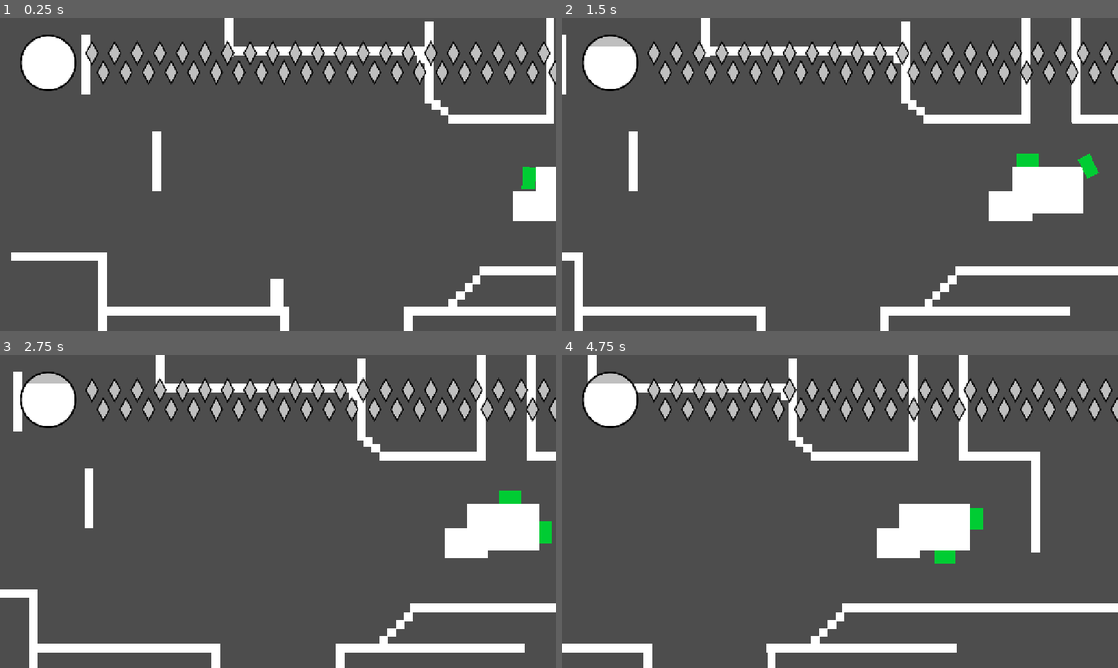
Above: before the commit, frames 1-4 (two rows, left to right).
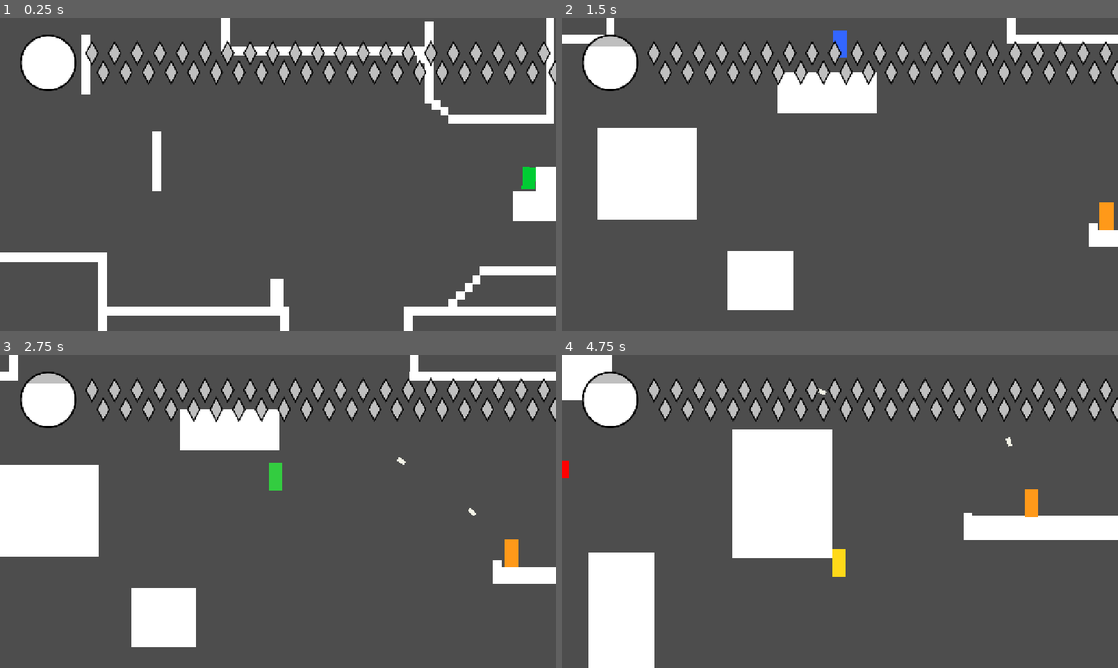
Above: after the commit, the same moments.

Repository: autonomouscrow/color-game
Game: Godot game, scene res://Scenes/Main.tscn
The game is run twice, just before and just after one commit, with the same random seed, the same clock (stepped at 60 frames per second) and the same inputs.
Inputs:
- Up to frame 1 (0.25 s): no input
- Up to frame 2 (1.5 s): hold Ctrl (burst) 0.53-1.28 s; hold Right (move_right) from 0.53 s (still down); tap A (jump) at 0.77 s; tap E (color_blue) at 1.35 s
- Up to frame 3 (2.75 s): tap A (jump) at 1.52 s; release Right (move_right) at 2.03 s; hold Left (move_left) from 2.03 s (still down); tap F (color_green) at 2.1 s
- Up to frame 4 (4.75 s): release Left (move_left) at 2.78 s; hold Right (move_right) 2.78-4.28 s; tap W (color_red) at 2.85 s; tap A (jump) at 3.02, 3.77, 4.52 s; tap Q (color_white) at 3.6 s; hold Left (move_left) from 4.28 s (still down); tap R (color_yellow) at 4.35 s

The runs differ from the first frame. In frame 1, 0.3% of the frame differs, in the area x 0-42%, y 0-78%; in frame 2, 20%; in frame 3, 20%; in frame 4, 22%, in the area x 0-100%, y 0-100%.
Error in both runs: Invalid access to property or key 'name' on a base object of type 'null instance'. (res://Scripts/Room.gd:11)

Commit message:
f

Diff:
--- a/Scenes/Rooms/red_1.tscn
+++ b/Scenes/Rooms/red_1.tscn
@@ -4,25 +4,51 @@
 [ext_resource type="PackedScene" uid="uid://b7owcqgbcb5fa" path="res://Scenes/roomExit.tscn" id="2_062ts"]
 [ext_resource type="PackedScene" uid="uid://bbreqjvxwbsbw" path="res://SolidBox.tscn" id="3_062ts"]
 [ext_resource type="PackedScene" uid="uid://b5ve86daq1wpt" path="res://Scenes/room_boundry.tscn" id="4_w2i4l"]
-[ext_resource type="PackedScene" path="res://Scenes/Prefabs/Slime.tscn" id="5_mraq4"]
+[ext_resource type="PackedScene" uid="uid://d0y5ggtqv3vyv" path="res://Scenes/Prefabs/Slime.tscn" id="5_mraq4"]
 [ext_resource type="PackedScene" uid="uid://bvbkoiedl4jtg" path="res://Scenes/Prefabs/Craw.tscn" id="5_yplr5"]
+[ext_resource type="PackedScene" uid="uid://ctaww7bptkekr" path="res://Scenes/Prefabs/PaperAirplaneThrower.tscn" id="7_nv1wc"]
+[ext_resource type="PackedScene" uid="uid://c5i7skmtn3i2o" path="res://Scenes/Prefabs/breakable_wall.tscn" id="8_iu70p"]
+[ext_resource type="PackedScene" uid="uid://cdiaroodhyb5v" path="res://Scenes/Prefabs/DamageBlock.tscn" id="9_vjw5v"]
+[ext_resource type="PackedScene" uid="uid://k6kpr2pmhh05" path="res://Scenes/Prefabs/canvas.tscn" id="10_rdn0l"]
 
 [node name="Red1" type="Node2D" unique_id=1782557211 node_paths=PackedStringArray("EnemyObjects") groups=["Room"]]
 script = ExtResource("1_lwl47")
-EnemyObjects = [NodePath("Craw"), NodePath("Craw2"), NodePath(""), NodePath("Slime"), NodePath("Slime2")]
+EnemyObjects = [NodePath("enemies/Slime3"), NodePath("enemies/Craw"), NodePath("enemies/Craw2"), NodePath("enemies/Slime"), NodePath("enemies/Slime2"), NodePath("enemies/Craw3"), NodePath("enemies/Craw4"), NodePath("enemies/Craw5"), NodePath("enemies/Craw6"), NodePath("enemies/Craw7"), NodePath("enemies/Slime4"), NodePath("enemies/PaperAirplaneThrower"), NodePath("enemies/Slime5"), NodePath("enemies/Breakable Wall"), NodePath("enemies/PaperAirplaneThrower2"), NodePath("enemies/PaperAirplaneThrower3"), NodePath("enemies/PaperAirplaneThrower4"), NodePath("enemies/PaperAirplaneThrower5"), NodePath("enemies/PaperAirplaneThrower6"), NodePath("enemies/PaperAirplaneThrower7"), NodePath("enemies/Craw8"), NodePath("enemies/Craw9"), NodePath("enemies/Craw10")]
 
 [node name="RoomBoundry" parent="." unique_id=2141509462 instance=ExtResource("4_w2i4l")]
-position = Vector2(1326, 163)
-scale = Vector2(193.49457, 74.91999)
+position = Vector2(295, -907.00006)
+scale = Vector2(293.6146, 181.91998)
 
 [node name="OutD" parent="." unique_id=199470789 instance=ExtResource("2_062ts")]
 position = Vector2(555, 966)
 scale = Vector2(14.600002, 1)
+target_room_id = "Red1"
+target_door_id = "InU"
 
 [node name="InD" type="Marker2D" parent="." unique_id=797697442]
 position = Vector2(398, 822)
 scale = Vector2(-50.533234, 104.21489)
 
+[node name="OutR" parent="." unique_id=1584925336 instance=ExtResource("2_062ts")]
+position = Vector2(3270, -674)
+scale = Vector2(1, 9.639998)
+target_room_id = "Red1"
+target_door_id = "InD"
+
+[node name="InR" type="Marker2D" parent="." unique_id=1138180584]
+position = Vector2(3242, -615)
+scale = Vector2(1, 9.639998)
+
+[node name="OutU" parent="." unique_id=513142976 instance=ExtResource("2_062ts")]
+position = Vector2(-1066, -2796)
+scale = Vector2(50.04, 1)
+target_room_id = "Red2"
+target_door_id = "InD"
+
+[node name="InU" type="Marker2D" parent="." unique_id=792671878]
+position = Vector2(-1029, -2751)
+scale = Vector2(50.04, 1)
+
 [node name="platforms" type="Node2D" parent="." unique_id=1036979319]
 position = Vector2(730, 286)
 
@@ -51,8 +77,8 @@
 scale = Vector2(1, 6.600003)
 
 [node name="Box5" parent="platforms" unique_id=1561638403 instance=ExtResource("3_062ts")]
-position = Vector2(-837, 455)
-scale = Vector2(10.959999, 1)
+position = Vector2(-1940, 456)
+scale = Vector2(121.399994, 1)
 
 [node name="Box6" parent="platforms" unique_id=384128518 instance=ExtResource("3_062ts")]
 position = Vector2(-773, 11.000019)
@@ -99,8 +125,8 @@
 [node name="Box18" parent="platforms" unique_id=33991629 instance=ExtResource("3_062ts")]
 
 [node name="Box21" parent="platforms" unique_id=496623198 instance=ExtResource("3_062ts")]
-position = Vector2(-444, -458)
-scale = Vector2(1, 41.72)
+position = Vector2(-451, -1551)
+scale = Vector2(1, 142.4)
 
 [node name="Box22" parent="platforms" unique_id=1864404124 instance=ExtResource("3_062ts")]
 position = Vector2(1066, 504)
@@ -133,14 +159,256 @@
 position = Vector2(1536, 524)
 scale = Vector2(46.72001, 1)
 
-[node name="Craw" parent="." unique_id=2060975062 instance=ExtResource("5_yplr5")]
-position = Vector2(1879, 461)
-
-[node name="Craw2" parent="." unique_id=378220713 instance=ExtResource("5_yplr5")]
-position = Vector2(2011, 437)
-
-[node name="Slime" parent="." unique_id=1319275036 instance=ExtResource("5_mraq4")]
-position = Vector2(1086, 516)
-
-[node name="Slime2" parent="." unique_id=1707351795 instance=ExtResource("5_mraq4")]
-position = Vector2(961, 574)
+[node name="Box30" parent="platforms" unique_id=693497957 instance=ExtResource("3_062ts")]
+position = Vector2(1991, -139)
+scale = Vector2(1, 72.880005)
+
+[node name="Box31" parent="platforms" unique_id=1081971171 instance=ExtResource("3_062ts")]
+position = Vector2(-1768, -703)
+scale = Vector2(120.44, 1)
+
+[node name="Box32" parent="platforms" unique_id=2067948089 instance=ExtResource("3_062ts")]
+position = Vector2(-1266, -240)
+scale = Vector2(12.280002, 46.039997)
+
+[node name="Box33" parent="platforms" unique_id=831148251 instance=ExtResource("3_062ts")]
+position = Vector2(240, -255)
+scale = Vector2(5.88, 1)
+
+[node name="Box34" parent="platforms" unique_id=1830457816 instance=ExtResource("3_062ts")]
+position = Vector2(493, -258)
+scale = Vector2(9.120003, 1)
+
+[node name="Box35" parent="platforms" unique_id=1349172369 instance=ExtResource("3_062ts")]
+position = Vector2(178, -433)
+scale = Vector2(1, 17.492105)
+
+[node name="Box36" parent="platforms" unique_id=1966323218 instance=ExtResource("3_062ts")]
+position = Vector2(577, -419.00003)
+scale = Vector2(1, 15.880001)
+
+[node name="Box37" parent="platforms" unique_id=434339368 instance=ExtResource("3_062ts")]
+position = Vector2(369, -586)
+scale = Vector2(25.64, 1)
+
+[node name="Box38" parent="platforms" unique_id=1806743466 instance=ExtResource("3_062ts")]
+position = Vector2(742, -321.00003)
+rotation = -1.3329858
+scale = Vector2(69.63999, 1)
+
+[node name="Box39" parent="platforms" unique_id=263937865 instance=ExtResource("3_062ts")]
+position = Vector2(1708, -997)
+scale = Vector2(82.639984, 1)
+
+[node name="Box40" parent="platforms" unique_id=969002575 instance=ExtResource("3_062ts")]
+position = Vector2(2295, -857)
+scale = Vector2(30.92, 1)
+
+[node name="Box41" parent="platforms" unique_id=1939327156 instance=ExtResource("3_062ts")]
+position = Vector2(2247, -958)
+scale = Vector2(8.2, 5.52)
+
+[node name="Box42" parent="platforms" unique_id=2094276953 instance=ExtResource("3_062ts")]
+position = Vector2(-1891, 175)
+scale = Vector2(13.759998, 4.3599997)
+
+[node name="Box43" parent="platforms" unique_id=1087845095 instance=ExtResource("3_062ts")]
+position = Vector2(-2330, -71)
+scale = Vector2(13.759998, 4.3599997)
+
+[node name="Box44" parent="platforms" unique_id=67515661 instance=ExtResource("3_062ts")]
+position = Vector2(-2860, 230)
+scale = Vector2(13.759998, 4.3599997)
+
+[node name="Box45" parent="platforms" unique_id=187869592 instance=ExtResource("3_062ts")]
+position = Vector2(-3140, -1174)
+scale = Vector2(1, 189.44)
+
+[node name="Box46" parent="platforms" unique_id=848685802 instance=ExtResource("3_062ts")]
+position = Vector2(-2932, -373.99997)
+scale = Vector2(32.879997, 6.88)
+
+[node name="Box47" parent="platforms" unique_id=445520542 instance=ExtResource("3_062ts")]
+position = Vector2(-3094, -522)
+scale = Vector2(11.160003, 7.3599997)
+
+[node name="Box48" parent="platforms" unique_id=1274528320 instance=ExtResource("3_062ts")]
+position = Vector2(-2844, -953)
+scale = Vector2(29.360003, 6.1600013)
+
+[node name="Box49" parent="platforms" unique_id=757594850 instance=ExtResource("3_062ts")]
+position = Vector2(-3155, -1258)
+scale = Vector2(29.360003, 11.920002)
+
+[node name="Box50" parent="platforms" unique_id=913599770 instance=ExtResource("3_062ts")]
+position = Vector2(-2419.9998, -1448)
+scale = Vector2(27.599207, 3.4882822)
+
+[node name="Box51" parent="platforms" unique_id=154562443 instance=ExtResource("3_062ts")]
+position = Vector2(-895, -2963)
+scale = Vector2(45, 1)
+
+[node name="Box52" parent="platforms" unique_id=64793723 instance=ExtResource("3_062ts")]
+position = Vector2(-1261.0001, -732)
+scale = Vector2(16.48, 3.239999)
+
+[node name="Box53" parent="platforms" unique_id=119170397 instance=ExtResource("3_062ts")]
+position = Vector2(-1444, -2130)
+scale = Vector2(11.443259, 14.251093)
+
+[node name="Box54" parent="platforms" unique_id=1601132486 instance=ExtResource("3_062ts")]
+position = Vector2(-1814, -1799)
+scale = Vector2(7.4800005, 18.999998)
+
+[node name="Box55" parent="platforms" unique_id=1917620302 instance=ExtResource("3_062ts")]
+position = Vector2(-1175, -1484)
+scale = Vector2(7.4800005, 6.48)
+
+[node name="Box56" parent="platforms" unique_id=851548799 instance=ExtResource("3_062ts")]
+position = Vector2(-1911, -2410)
+scale = Vector2(7.4800005, 6.48)
+
+[node name="Box57" parent="platforms" unique_id=455420094 instance=ExtResource("3_062ts")]
+position = Vector2(-1924, -1150)
+scale = Vector2(11.443259, 4.531091)
+
+[node name="Box58" parent="platforms" unique_id=2140021167 instance=ExtResource("3_062ts")]
+position = Vector2(-2516, -2184)
+scale = Vector2(11.443259, 4.531091)
+
+[node name="Box59" parent="platforms" unique_id=1668873377 instance=ExtResource("3_062ts")]
+position = Vector2(-812, -2046)
+scale = Vector2(21.480003, 2.6399999)
+
+[node name="Box60" parent="platforms" unique_id=42447503 instance=ExtResource("3_062ts")]
+position = Vector2(-1013, -2506)
+scale = Vector2(14.080002, 1.8)
+
+[node name="Box61" parent="platforms" unique_id=592096822 instance=ExtResource("3_062ts")]
+position = Vector2(-1017, -2071)
+
+[node name="Box62" parent="platforms" unique_id=562729512 instance=ExtResource("3_062ts")]
+position = Vector2(-1144, -2529)
+
+[node name="Box63" parent="platforms" unique_id=971745627 instance=ExtResource("3_062ts")]
+position = Vector2(-2173, -2658)
+scale = Vector2(11.443259, 10.171089)
+
+[node name="Box64" parent="platforms" unique_id=1991297025 instance=ExtResource("3_062ts")]
+position = Vector2(-1758, -2842)
+scale = Vector2(11.443259, 4.531091)
+
+[node name="Box65" parent="platforms" unique_id=787633533 instance=ExtResource("3_062ts")]
+position = Vector2(-2693, -2963)
+scale = Vector2(45, 1)
+
+[node name="Box66" parent="platforms" unique_id=941737239 instance=ExtResource("3_062ts")]
+position = Vector2(2607, -925)
+scale = Vector2(1, 6.1599994)
+
+[node name="Box67" parent="platforms" unique_id=1934225535 instance=ExtResource("3_062ts")]
+position = Vector2(-2257, -3057.0002)
+scale = Vector2(1, 8.4)
+
+[node name="Box68" parent="platforms" unique_id=423205049 instance=ExtResource("3_062ts")]
+position = Vector2(-1334, -3048.0002)
+scale = Vector2(1, 8.4)
+
+[node name="enemies" type="Node2D" parent="." unique_id=1624267369]
+position = Vector2(-2042, -1400)
+
+[node name="Slime3" parent="enemies" unique_id=316356887 instance=ExtResource("5_mraq4")]
+position = Vector2(867, 1800)
+spin = 1
+crawl_speed = 120.0
+
+[node name="Craw" parent="enemies" unique_id=2060975062 instance=ExtResource("5_yplr5")]
+position = Vector2(3921, 1861)
+
+[node name="Craw2" parent="enemies" unique_id=378220713 instance=ExtResource("5_yplr5")]
+position = Vector2(4053, 1837)
+
+[node name="Slime" parent="enemies" unique_id=1319275036 instance=ExtResource("5_mraq4")]
+position = Vector2(3128, 1916)
+
+[node name="Slime2" parent="enemies" unique_id=1707351795 instance=ExtResource("5_mraq4")]
+position = Vector2(3003, 1974)
+
+[node name="Craw3" parent="enemies" unique_id=1849497021 instance=ExtResource("5_yplr5")]
+position = Vector2(3920, 1448)
+
+[node name="Craw4" parent="enemies" unique_id=1435416348 instance=ExtResource("5_yplr5")]
+position = Vector2(4104, 1578)
+
+[node name="Craw5" parent="enemies" unique_id=229924185 instance=ExtResource("5_yplr5")]
+position = Vector2(4408, 1358)
+
+[node name="Craw6" parent="enemies" unique_id=1664490913 instance=ExtResource("5_yplr5")]
+position = Vector2(1973, 1324)
+
+[node name="Craw7" parent="enemies" unique_id=1118885033 instance=ExtResource("5_yplr5")]
+position = Vector2(4291, 994)
+
+[node name="Slime4" parent="enemies" unique_id=232231052 instance=ExtResource("5_mraq4")]
+position = Vector2(-75, 1853)
+spin = 1
+crawl_speed = 150.0
+
+[node name="PaperAirplaneThrower" parent="enemies" unique_id=499016071 instance=ExtResource("7_nv1wc")]
+position = Vector2(418, 2083)
+
+[node name="Slime5" parent="enemies" unique_id=1062910027 instance=ExtResource("5_mraq4")]
+position = Vector2(443, 1553)
+crawl_speed = 250.0
+
+[node name="Breakable Wall" parent="enemies" unique_id=485390736 instance=ExtResource("8_iu70p")]
+position = Vector2(-359, 958)
+scale = Vector2(4.440009, 1)
+
+[node name="DamageBlock" parent="enemies" unique_id=2136408807 node_paths=PackedStringArray("safeZone") instance=ExtResource("9_vjw5v")]
+position = Vector2(3389, 1888)
+rotation = -1.3343353
+scale = Vector2(34.84, 0.99999994)
+safeZone = NodePath("../DamageTP")
+
+[node name="DamageTP" type="Marker2D" parent="enemies" unique_id=196670246]
+position = Vector2(3459, 2131)
+scale = Vector2(34.84, 0.99999994)
+
+[node name="DamageBlock2" parent="enemies" unique_id=922753784 node_paths=PackedStringArray("safeZone") instance=ExtResource("9_vjw5v")]
+position = Vector2(2278, -1099)
+scale = Vector2(1, 45.480003)
+safeZone = NodePath("../DamageTP2")
+
+[node name="DamageTP2" type="Marker2D" parent="enemies" unique_id=677701803]
+position = Vector2(2166, 930)
+scale = Vector2(1, 45.480003)
+
+[node name="PaperAirplaneThrower2" parent="enemies" unique_id=714879485 instance=ExtResource("7_nv1wc")]
+position = Vector2(1656, -872)
+
+[node name="PaperAirplaneThrower3" parent="enemies" unique_id=1539992689 instance=ExtResource("7_nv1wc")]
+position = Vector2(1783, -421)
+
+[node name="PaperAirplaneThrower4" parent="enemies" unique_id=1064796227 instance=ExtResource("7_nv1wc")]
+position = Vector2(509, 926)
+
+[node name="PaperAirplaneThrower5" parent="enemies" unique_id=1032664169 instance=ExtResource("7_nv1wc")]
+position = Vector2(822, 926)
+
+[node name="PaperAirplaneThrower6" parent="enemies" unique_id=1730304681 instance=ExtResource("7_nv1wc")]
+position = Vector2(-306, 261)
+
+[node name="PaperAirplaneThrower7" parent="enemies" unique_id=1200120894 instance=ExtResource("7_nv1wc")]
+position = Vector2(231, -576)
+
+[node name="Craw8" parent="enemies" unique_id=734470336 instance=ExtResource("5_yplr5")]
+position = Vector2(1206, 240)
+
+[node name="Craw9" parent="enemies" unique_id=1240701803 instance=ExtResource("5_yplr5")]
+position = Vector2(824, -500)
+
+[node name="Craw10" parent="enemies" unique_id=2089927646 instance=ExtResource("5_yplr5")]
+
+[node name="Canvas" parent="." unique_id=1299036508 instance=ExtResource("10_rdn0l")]
+position = Vector2(-281, 676)
--- /dev/null
+++ b/Scenes/Rooms/red_2.tscn
@@ -0,0 +1,105 @@
+[gd_scene format=3 uid="uid://iybgug44ob8o"]
+
+[ext_resource type="Script" uid="uid://dkhpmj78ce0lx" path="res://Scripts/Room.gd" id="1_2vpxa"]
+[ext_resource type="PackedScene" uid="uid://b7owcqgbcb5fa" path="res://Scenes/roomExit.tscn" id="2_xmy5j"]
+[ext_resource type="PackedScene" uid="uid://bbreqjvxwbsbw" path="res://SolidBox.tscn" id="3_xmy5j"]
+[ext_resource type="PackedScene" uid="uid://k6kpr2pmhh05" path="res://Scenes/Prefabs/canvas.tscn" id="4_cjpqh"]
+
+[node name="Red2" type="Node2D" unique_id=493293217 groups=["Room"]]
+script = ExtResource("1_2vpxa")
+
+[node name="OutD" parent="." unique_id=199470789 instance=ExtResource("2_xmy5j")]
+position = Vector2(595, 754)
+scale = Vector2(6.6399975, 1)
+target_room_id = "Red1"
+target_door_id = "OutU"
+
+[node name="InD" type="Marker2D" parent="." unique_id=624620213]
+position = Vector2(702, 627)
+
+[node name="platforms" type="Node2D" parent="." unique_id=1887796736]
+position = Vector2(595, 754)
+scale = Vector2(6.6399975, 1)
+
+[node name="Box" parent="platforms" unique_id=1599687405 instance=ExtResource("3_xmy5j")]
+position = Vector2(-10.99398, -57)
+scale = Vector2(0.15060245, 4.3599997)
+
+[node name="Box2" parent="platforms" unique_id=459518769 instance=ExtResource("3_xmy5j")]
+position = Vector2(11.295181, -58)
+scale = Vector2(0.15060245, 4.3599997)
+
+[node name="Box3" parent="platforms" unique_id=5524793 instance=ExtResource("3_xmy5j")]
+position = Vector2(34.036156, -88)
+scale = Vector2(2.4016838, 1.2851795)
+
+[node name="Box4" parent="platforms" unique_id=2087650422 instance=ExtResource("3_xmy5j")]
+position = Vector2(-87.80124, -88.99994)
+scale = Vector2(7.889637, 1.2851795)
+
+[node name="Box5" parent="platforms" unique_id=96882247 instance=ExtResource("3_xmy5j")]
+position = Vector2(-56.174725, -970)
+scale = Vector2(0.15060246, 76.71999)
+
+[node name="Box6" parent="platforms" unique_id=1506288389 instance=ExtResource("3_xmy5j")]
+position = Vector2(56.17472, -1173)
+scale = Vector2(0.15060246, 100.71999)
+
+[node name="Box7" parent="platforms" unique_id=1114942737 instance=ExtResource("3_xmy5j")]
+position = Vector2(-55.873516, -2747.9998)
+scale = Vector2(0.15060246, 76.71999)
+
+[node name="Box8" parent="platforms" unique_id=1054818380 instance=ExtResource("3_xmy5j")]
+position = Vector2(55.722908, -3502)
+scale = Vector2(0.15060246, 76.71999)
+
+[node name="Box9" parent="platforms" unique_id=53921518 instance=ExtResource("3_xmy5j")]
+position = Vector2(55.722908, -2447.9998)
+scale = Vector2(0.15060246, 10.5199995)
+
+[node name="Box10" parent="platforms" unique_id=795117869 instance=ExtResource("3_xmy5j")]
+position = Vector2(-1.2048264, -974.99994)
+scale = Vector2(1.289157, 0.99999994)
+
+[node name="Box11" parent="platforms" unique_id=41690173 instance=ExtResource("3_xmy5j")]
+position = Vector2(-90.36148, -149)
+scale = Vector2(3.3795185, 0.99999994)
+
+[node name="Box12" parent="platforms" unique_id=1938258641 instance=ExtResource("3_xmy5j")]
+position = Vector2(-165.0603, -199)
+scale = Vector2(0.15060246, 9.559999)
+
+[node name="Box13" parent="platforms" unique_id=1040566149 instance=ExtResource("3_xmy5j")]
+position = Vector2(-139.9097, -285.99997)
+scale = Vector2(2.6626515, 0.99999994)
+
+[node name="Box14" parent="platforms" unique_id=1486760374 instance=ExtResource("3_xmy5j")]
+position = Vector2(-122.59041, -233)
+scale = Vector2(0.15060246, 8.5599985)
+
+[node name="Canvas" parent="." unique_id=1299036508 instance=ExtResource("4_cjpqh")]
+position = Vector2(587, -269)
+
+[node name="Box" parent="." unique_id=2016605142 instance=ExtResource("3_xmy5j")]
+position = Vector2(724, 81.00001)
+scale = Vector2(2.3600001, 5.839999)
+
+[node name="Box2" parent="Box" unique_id=2122675506 instance=ExtResource("3_xmy5j")]
+position = Vector2(-0.42373657, 0)
+scale = Vector2(2.4060733, 0.46733683)
+
+[node name="Box2" parent="." unique_id=845267510 instance=ExtResource("3_xmy5j")]
+position = Vector2(532, 288)
+scale = Vector2(2.3600001, 5.839999)
+
+[node name="Box2" parent="Box2" unique_id=1271396174 instance=ExtResource("3_xmy5j")]
+position = Vector2(-0.42373657, 0)
+scale = Vector2(2.4060733, 0.46733683)
+
+[node name="Box3" parent="." unique_id=1947128271 instance=ExtResource("3_xmy5j")]
+position = Vector2(279, 432.99997)
+scale = Vector2(5.089678, 3.3757246)
+
+[node name="Box4" parent="." unique_id=419658744 instance=ExtResource("3_xmy5j")]
+position = Vector2(915, 268)
+scale = Vector2(11.449682, 3.3757246)
